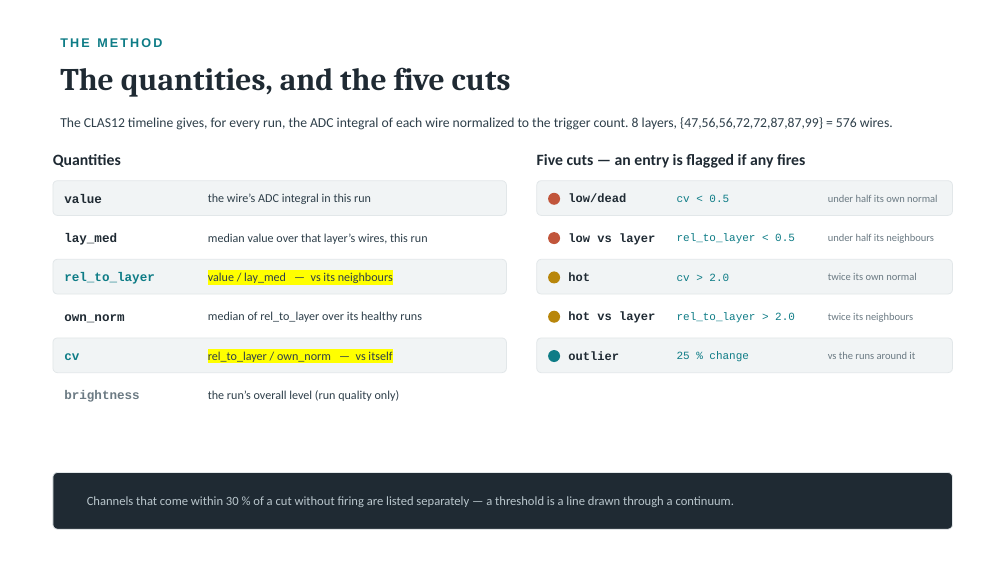
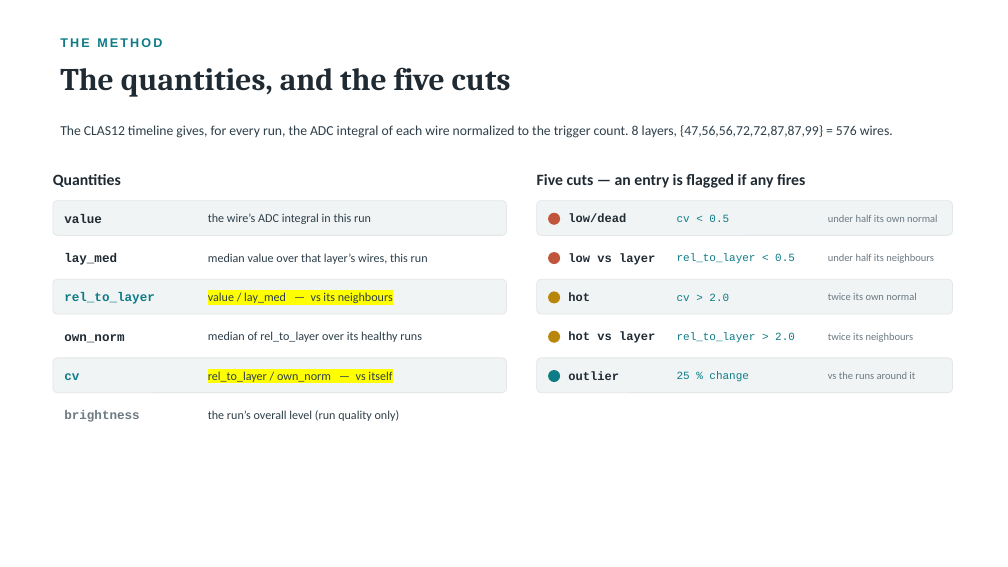
Before and after one commit to KongTu/deadChannel-ALERT-CLAS12, a slide deck: slide 3 of ahdc_dead_channels_kong.pptx (slide 2 before the commit). Drawn at 1008x567 pixels with LibreOffice and Linux fonts; fonts in the diff are those of the drawing. Boxes give left, top, right and bottom in pixels: in the first picture for what was removed or moved away, otherwise in the second. Text is boxed around its words. In the diff, an @@ line names an element or a change of style, - is before the commit and + after.

```diff
--- a/ahdc_dead_channels_kong.pptx
+++ b/ahdc_dead_channels_kong.pptx
@@ text "The CLAS12 timeline gives, for ...": place and size @@
-text "The CLAS12 timeline gives, for ..." at box(60, 117, 893, 130)
+text "The CLAS12 timeline gives, for ..." at box(60, 125, 893, 138)
@@ 29 texts, 6 rounded rectangles, 5 ellipses: place and size @@
-29 texts, 6 rounded rectangles, 5 ellipses at box(53, 154, 953, 402)
+29 texts, 6 rounded rectangles, 5 ellipses at box(53, 174, 953, 422)
@@ rounded rectangle removed at box(53, 473, 953, 529) @@
@@ text removed at box(87, 496, 734, 507) @@
-Channels that come within 30 % of a cut without firing are listed separately — a threshold is a line drawn through a continuum.
```
Also in this commit, not shown: 3 other slides changed, 2 slides added.
